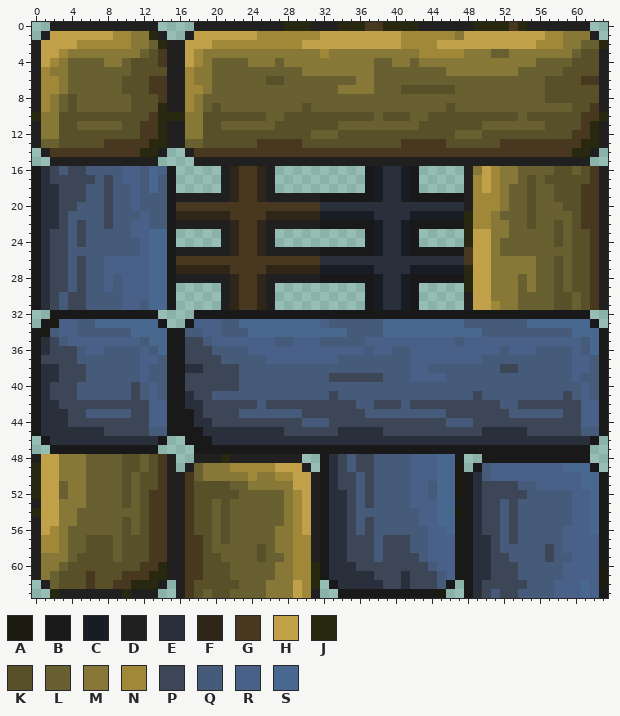
Pixel-art sprite: res/gfx/woodplat.png. Above: the version before the commit.
The file is 64x64 pixels. Colours within 5 levels of each other are drawn and written as one.
Palette (. is transparent): A #1a1a10  B #191919  C #181d25  D #202020  E #29303b  F #302618  G #483820  H #c0a048  J #282810  K #585028  L #686030  M #887838  N #a08838  P #3c4656  Q #465a79  R #496189  S #496890
Pixels before (only the part around the change), first column x 0:
11 DMMKKLLLLLKKGGJDDMMKKLLLLLLKKKKKKKLLLLLLLLLKKKKKKKLLLLLLLKKKKGJD
12 DMMKKKKKKKKKGGJDDMMKKKKKKKKKKKKLLLKKKKKKKKKKKKKLLLKKKKKKKKKKGGJD
13 DLLKKKKKGGGGGJJDDLLKKKKKKGGGGGKKKKKKKKKKKGGGGGKKKKKKGGGGGGGGGJJD
14 .DGGGGGGGGGGJJD..DGGGGGGGGGGGGGGGGGGGGGGGGGGGGGGGGGGGGGGGGGGJJD.
15 ..DDDDDDDDDDDD....DDDDDDDDDDDDDDDDDDDDDDDDDDDDDDDDDDDDDDDDDDDD..
16 BEPQPPQQQQRRQSRB.....DFGGFD..........BCEECB.....DMHNMMLLLLKKLKGD
17 BEPPPPPQPQRRQSQB.....DFGGFD..........BCEECB.....DNHNMMLKLKKKKKGD
18 BEEPPPQQPQQRQSQB.....DFGGFD..........BCEECB.....DNHNMLLKLLKKKGGD
19 BEEPPPQQPQQRQQQBDDDDDDFGGFDDDDDDBBBBBBCEECBBBBBBDNNNMLLKLLKKKGGD
20 BEEPPQQQPQQRQQQBGGGGGGGGGGGGGGGGEEEEEEEEEEEEEEEEDNNNMLLKLLLKKGGD
21 BEEPQQQQPQQQRQQBFFFFFFGGGGFFFFFFCCCCCCEEEECCCCCCJNNMLLLKLLLLKGGD
22 BEEPQPQQPQQRRQQBDDDDDDFGGFDDDDDDBBBBBBCEECBBBBBBJNNMMLLKLLKLKGGD
23 BEPPQPQQQQQRRSSB.....DFGGFD..........BCEECB.....JHHMMLLLLLKLKKGD
24 BEPPQPQQQQQQRSSB.....DFGGFD..........BCEECB.....JHHMLLLLLLKLKKGD
25 BEPPQQQQQQQQRSSBDDDDDDFGGFDDDDDDBBBBBBCEECBBBBBBGHHMLLLLLLLLKKGD
26 BEPPQPQQRRRRRSSBGGGGGGGGGGGGGGGGEEEEEEEEEEEEEEEEGHHMMMMMLLKLKKGD
27 BEPPQPQQRRRRRSSBFFFFFFGGGGFFFFFFCCCCCCEEEECCCCCCJHHMMMMMLLKLKKGD
28 BEPPQPQQRQRRRSSBDDDDDDFGGFDDDDDDBBBBBBCEECBBBBBBJHHMMMLMLLKLKKGD
29 BEPPQPQQRQRRRSSB.....DFGGFD..........BCEECB.....JHHMMMLMLLKLKKGD
30 BEPQPPQQQQRRRSSB.....DFGGFD..........BCEECB.....DHHMMMLLLLKKLKGD
31 BEPQPPQQQQRRQSSB.....DFGGFD..........BCEECB.....DHHNMMLLLLKKLKGD
32 ..BBBBBBBBBBBB....BBBBBBBBBBBBBBBBBBBBBBBBBBBBBBBBBBBBBBBBBBBB..
33 .BARRQQSSSSSSSB..BRRRQQSSSSSSSSSRQQQQQQSSSSSSSSSQQQQQQQSSSSSSSB.
34 BAQRRQQQQQQSSSSBBQQRRQQQSSSSSSSSSSSQQQQSSSSSSSSSSSQQQQQQQQQQSSSB
35 BEPQRRRRRRRRQSSBBPPQRRRRRRRQQRRRQQQQQRRRRRRRRRRQRRRRRRRRRRRRRQSB
36 BEPPPQRRQQQQRQSBBPPPQQQQRRRRRRRRRRRRRQRRQQRRRRRRRRRRQRRRQQQQRQSB
37 BPPPPQQQQQQQRRQBBPPPPQQQQQRRRRRRRRQQQQQQQQRRRRRRRRQQQQQQQQQQRRQB
38 BEEPPPQQQQQQRQQBBEEPPPPQQQQQQQQQQQQQQQQQQQRRQQQQQQQQPPQQQQQQRRQB
39 BEEPPPQQQQQQRQQBBPPPPPPQQQQQQQQQQPPPPPPQQQRRRRQQQQQQQQQQQQQQRQQB
40 BEPPPQQQQQQPQRQBBPPPPPPQQQQQQQQQQQQQQQQQQQQQQQQQQQQQQQQQQQQQQRQB
41 BEPPPQQQQQQPQRQBBEPPQQQQQQQQQQQQQPQQQQQQQQQQQQQQQPQQQQQQQQQPQRQB
42 BEEPPPPPPPPPPRRBBEEPPPPPPQPPPPPPPPPPQQPPPQPPPPPPPPPPQQPPPPPPPRRB
43 BEEEPPQQQQQPPRRBBBEPPPPQQQQQQQPPPPPPPQQQQQQQQQPPPPPPPQQQQQQPPRRB
44 BEEEPPPPPPPPPRRBBBEEPPPPPPPPPPQQQPPPPPPPPPPPPPQQQPPPPPPPPPPPPRRB
45 BEEEEEEEPPPPPQQBBBBEEEEEEEEEPPPPPPEEEEEPPPPPPPPPPPEEEEEPPPPPPQQB
46 .BEEEEEEEEEEEEB..BBBEEEEEEEEEEEEEEEEEEEEEEEEEEEEEEEEEEEEEEEEEEB.
47 ..BBBBBBBBBBBB....BBBBBBBBBBBBBBBBBBBBBBBBBBBBBBBBBBBBBBBBBBBB..
48 DHHMMMLLLLKKLKGD..DDDJDDDDDDDD..BEPQPPQQQQRRRSSB..BBBBBBBBBBBB..
49 JHHMMMLLLLKKLKGD.DLMMMNNNNNHHHD.BEPQPPQQQQRRRSSA.BQRRRRRRRRSSSB.
50 JHHMMMLLLLKLKKGDDGLMMMMMNMMNNHHDBEPPQPQQQQRRRSSABEQRRRRRRRRRRSSB
51 JHHLMMLLLLKLKKGDDGKKKKLLMMMMMHHDBEPPQPQQQQRRQSSABEPPPPQQRRRRRSSB
52 JHHLMMLLLLKLKGGDDGKKKKKLLLLLMNHDBEEPQPQQQQRRQSSABEPPPPPQQQQQRRSB
53 DHHMMMLLLLKLKGGDDGKKLKLLLLLLMNHDBEEPQPQQQQRRRSSBBEPPQPQQQQQQRRSB
54 JHHMMLLLLLLLKGGDDGKKLKLLLLLLMNHDBEEPQQQQQQQRRSSABEPPQPQQQQQQRRSB
55 DHHMMLLLLLKLKGGDDGKKLKLLLLLLMNHDBEEPQPQQQQQRRSSBBEPPQPQQQQQQRRSB
56 DHNMLLLLLLKLKGGDDGKKLKLLLLLMMNHDBEEPQPQQQQQQRRSBBEPPQPQQQQQRRRSB
57 DNNMLLKKKLKKKGGDDGGKLKLLLLLMMNNDBEEPPPQPPPQQRRRBBEEPQPQQQQQRRRRB
58 DNNMLLKKKLKKKGGDDGGKLLLLLKLMMNNDBEEPPPQPPPQQRRRBBEEPQQQQQPQRRRRB
59 DMMMLKKKKLKKKGGDDGGKKLLLLKLLMNNDBEEPPPQPPPPQRRRBBEEPPQQQQPQQRRRB
60 DMMLKKKKKKKKGGJDDGGKKKLLLLLMMNNJBEEEPPPPPPPPQRRBBEEPPPQQQQQRRRRA
61 DMLKKKGKKKGGGJJDDGGKKKLLLLLMMNNJBEEEEEPPPEPPPQRBBEEPPPQQQQQRRRRA
62 .DLKKKGKKGGJJJD.DGKKKKKLLLMMMHNJ.BEEEEEPPEPPPQB.BEPPPPPQQQRRRSRA
63 ..JDDDDDDDJDDD..DGKLKKLLLLMMMHND..BBBBBBBBBBBA..BEPQPPQQQQRRRSRB
The same view after the edit:
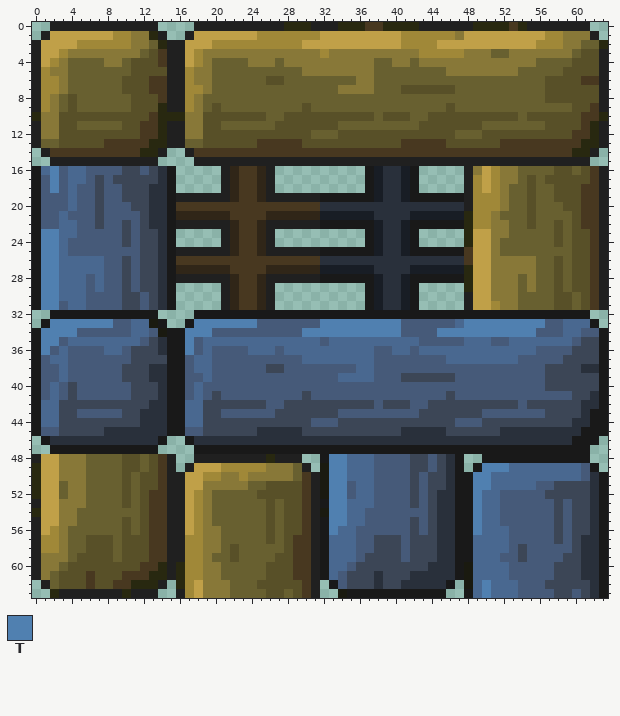
Colours new in this view: T #5080b0
Change:
Changed rows in their new state; - is an unchanged pixel.
first column x 1:
16 ST-SS----PP-PE-------------------------------------------------
17 QTQSSQPQPPPPPE-------------------------------------------------
18 QTQSQ-PQ-PPPEE-------------------------------------------------
19 QQQSQ-PQ-PPPEE-------------------------------------------------
20 QQQS--PQ--PPEE-------------------------------------------------
21 QQS---PQ---PEE-------------------------------------------------
22 QQSSQ-PQ-PQPEE-------------------------------------------------
23 TTSSQ----PQPPE-------------------------------------------------
24 TTS-Q----P-PPE-------------------------------------------------
25 TTS--------PPE-------------------------------------------------
26 TTSSSSSQQPQPPE-------------------------------------------------
27 TTSSSSSQQPQPPE-------------------------------------------------
28 TTSSS-SQ-PQPPE-------------------------------------------------
29 TTSSS-SQ-PQPPE-------------------------------------------------
30 TTSSS----PPQPE-------------------------------------------------
31 TT-SS----PP-PE-------------------------------------------------
33 -TTTTTTTQQ--A----TTTTTTTQQQQQQQTTTTTTTTTQQQQQQ-TTTTTTTTTQQ-----
34 TTTT--------QA--TTTQ---QQQQQQTTTTTTTTTTTQQQQTTTTTTTTTTT---S-QQ-
35 TT-SSSSSSSS-PE--TQSSSSSSSSSSSSS-SSSSSSSSSSQQQQ-SSSQQSSSSSSSQPP-
36 TQSQ-QQSS-PPPE--TQS----SSSQSSSSSSSSSSQQSSQSSSSSSSSSSSSS----PPP-
37 QSSQ------PPPP--QSSQ-----QQQQSSSSSSSS----QQQQSSSSSSSS-----PPPP-
38 QQSQQ----PPPEE--QSSQQQ---PP--------SS----QQ--------QQ---PPPPEE-
39 QQSQQ----PPPEE--QQSQQQ----------QSSSSQ--PPPPPP----------PPPPPP-
40 QSQ--------PPE--QSQQQQ----------------------------------PPPPPP-
41 QSQ--------PPE--QSQP---------P--Q------------P--Q---------QPPE-
42 SS----------EE--SS------PQQ--------PPQ--PQQ--------PPQ------EE-
43 SSP-Q----P-EEE--SS--QQ----PPP----QQQ------PPP----QQQ----PP--EB-
44 SSP--------EEE--SSP----------P--Q------------P--Q----------EEB-
45 QQPPPPPEEEEEEE--QQPPPPPP---EE----PPPPP--EEEEE----PP---EEEEEEBB-
46 -----------------EE----------------------------------------BB--
48 --------------------D----J------TTSSS----PPQPE-----------------
49 -----------------HHHN----MMML--ATTSSS----PPQPEB--TTTSSSSSS--Q--
50 ----------------HHNN--NM--MMLG-ATTSSS----PQPPEB-TTSSSSSSSSSSQE-
51 ----------------HHMMMMMLLKKKKG-ATTQSS----PQPPEB-TTSSSSSQQPPPPE-
52 ----------------HNMLLL--KKKKKG-ATTQSS----PQPEEB-TSSQQQ--PPPPPE-
53 ----------------HNM-L----K-KKG--TTSSS----PQPEE--TSS-Q----P-PPE-
54 ----------------HNM-L----K-KKG-ATTSS------QPEEB-TSS-Q----P-PPE-
55 ----------------HNM-L----K-KKG--TTSSQ----PQPEE--TSS-Q----P-PPE-
56 ----------------HNMML----KLKKG--TSS-Q----P-PEE--TSSSQ----PQPPE-
57 ----------------NNMML----KLKGG--SSSQQP--QPPPEE--SSSSQ----PQPEE-
58 ----------------NNMM-K--L-LKGG--SSSQQP--QPPPEE--SSSS-P--Q-QPEE-
59 ----------------NNML-K--L-KKGG--SSSQ-P--Q-PPEE--SSSQ-P--Q-PPEE-
60 ---------------JNNMML----KKKGGD-SSQ--------EEE-ASSSSQ----PPPEEB
61 ---------------JNNMML----KKKGGD-SQPPPE--PEEEEE-ASSSSQ----PPPEEB
62 ---------------JNHMMML--KKKKKGD--QPPP----EEEE--ASTSSSQ--PPPPPEB
63 ----------------NHMMM----KKLKG---A----------B---STSSS----PPQPE-
